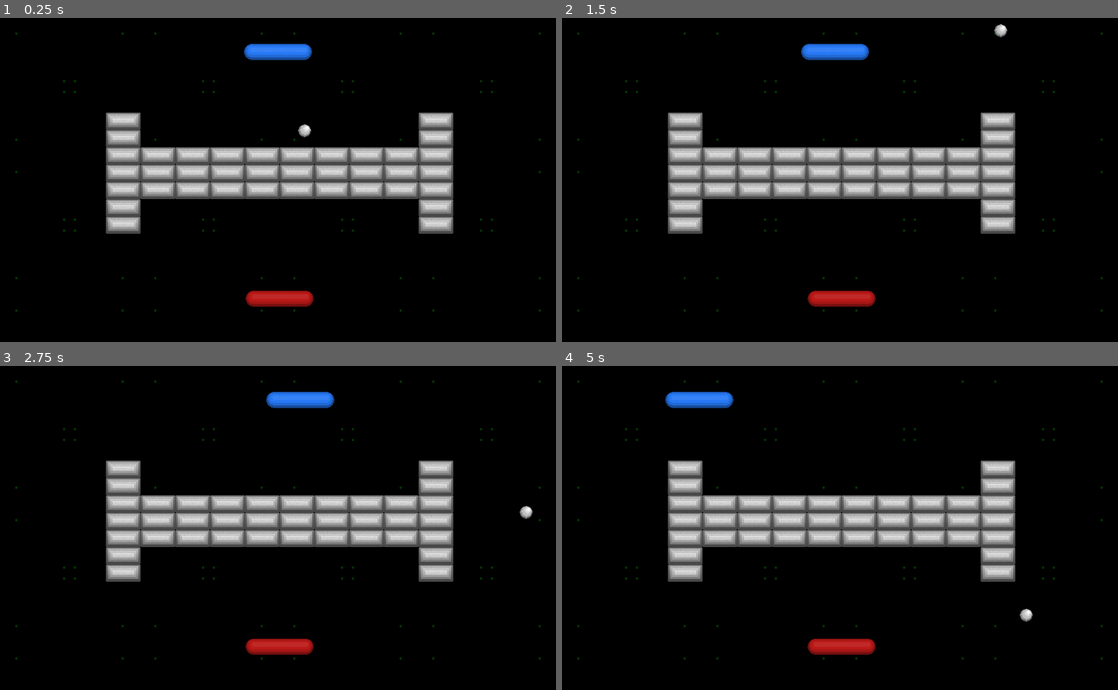
Above: before the commit, frames 1-4 (two rows, left to right).
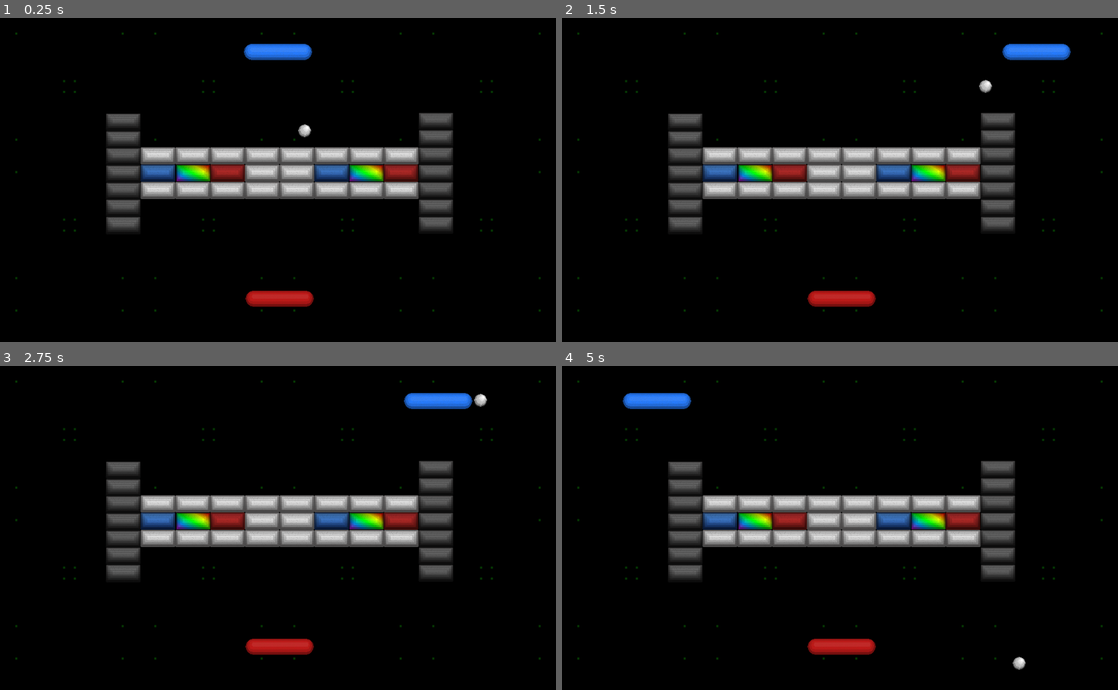
Above: after the commit, the same moments.

Repository: hiniko/BreakoutVs
Game: Godot game, scene res://Scenes/TestArena.tscn
Same seed, same stepped clock (60 frames per second), same inputs: the game is played once before the commit and once after it.
Inputs:
- Up to frame 1 (0.25 s): no input
- Up to frame 2 (1.5 s): tap Enter at 0.5 s; hold Right (p1_paddle_right) 0.53-1.28 s; hold Left (p1_paddle_left) from 1.28 s (still down)
- Up to frame 3 (2.75 s): release Left (p1_paddle_left) at 2.03 s; hold Right (p1_paddle_right) from 2.03 s (still down)
- Up to frame 4 (5 s): release Right (p1_paddle_right) at 3.53 s; hold Left (p1_paddle_left) from 3.53 s (still down)

The runs differ from the first frame. In frame 1, 6.7% of the frame differs, in the area x 19-82%, y 29-67%; in frame 2, 8.0%, in the area x 19-92%, y 1-67%; in frame 3, 8.0%; in frame 4, 7.7%.

Commit message:
Fixed brick loading issue, 'Fixed' paddle?

Diff:
--- a/BreakoutVs/Scenes/TestArena.tscn
+++ b/BreakoutVs/Scenes/TestArena.tscn
@@ -15,327 +15,76 @@
 position = Vector2( 128, 128 )
 scale = Vector2( 4, 4 )
 texture = ExtResource( 8 )
-__meta__ = {
-"_edit_lock_": true
-}
 
 [node name="BackgroundTile2" type="Sprite" parent="Background"]
 position = Vector2( 128, 128 )
 scale = Vector2( 4, 4 )
 texture = ExtResource( 8 )
 offset = Vector2( 64, 0 )
-__meta__ = {
-"_edit_lock_": true
-}
 
 [node name="BackgroundTile3" type="Sprite" parent="Background"]
 position = Vector2( 128, 128 )
 scale = Vector2( 4, 4 )
 texture = ExtResource( 8 )
 offset = Vector2( 128, 0 )
-__meta__ = {
-"_edit_lock_": true
-}
 
 [node name="BackgroundTile4" type="Sprite" parent="Background"]
 position = Vector2( 128, 128 )
 scale = Vector2( 4, 4 )
 texture = ExtResource( 8 )
 offset = Vector2( 0, 64 )
-__meta__ = {
-"_edit_lock_": true
-}
 
 [node name="BackgroundTile5" type="Sprite" parent="Background"]
 position = Vector2( 128, 128 )
 scale = Vector2( 4, 4 )
 texture = ExtResource( 8 )
 offset = Vector2( 64, 64 )
-__meta__ = {
-"_edit_lock_": true
-}
 
 [node name="BackgroundTile6" type="Sprite" parent="Background"]
 position = Vector2( 128, 128 )
 scale = Vector2( 4, 4 )
 texture = ExtResource( 8 )
 offset = Vector2( 128, 64 )
-__meta__ = {
-"_edit_lock_": true
-}
 
 [node name="BackgroundTile7" type="Sprite" parent="Background"]
 position = Vector2( 128, 128 )
 scale = Vector2( 4, 4 )
 texture = ExtResource( 8 )
 offset = Vector2( 0, 128 )
-__meta__ = {
-"_edit_lock_": true
-}
 
 [node name="BackgroundTile8" type="Sprite" parent="Background"]
 position = Vector2( 128, 128 )
 scale = Vector2( 4, 4 )
 texture = ExtResource( 8 )
 offset = Vector2( 64, 128 )
-__meta__ = {
-"_edit_lock_": true
-}
 
 [node name="BackgroundTile9" type="Sprite" parent="Background"]
 position = Vector2( 128, 128 )
 scale = Vector2( 4, 4 )
 texture = ExtResource( 8 )
 offset = Vector2( 128, 128 )
-__meta__ = {
-"_edit_lock_": true
-}
 
 [node name="BackgroundTile10" type="Sprite" parent="Background"]
 position = Vector2( 896, 128 )
 scale = Vector2( 4, 4 )
 texture = ExtResource( 8 )
-__meta__ = {
-"_edit_lock_": true
-}
-
-[node name="BackgroundTile11" type="Sprite" parent="Background"]
-position = Vector2( 896, 128 )
-scale = Vector2( 4, 4 )
-texture = ExtResource( 8 )
-offset = Vector2( 64, 0 )
-__meta__ = {
-"_edit_lock_": true
-}
-
-[node name="BackgroundTile12" type="Sprite" parent="Background"]
-position = Vector2( 896, 128 )
-scale = Vector2( 4, 4 )
-texture = ExtResource( 8 )
-offset = Vector2( 128, 0 )
-__meta__ = {
-"_edit_lock_": true
-}
 
 [node name="BackgroundTile13" type="Sprite" parent="Background"]
 position = Vector2( 896, 128 )
 scale = Vector2( 4, 4 )
 texture = ExtResource( 8 )
 offset = Vector2( 0, 64 )
-__meta__ = {
-"_edit_lock_": true
-}
-
-[node name="BackgroundTile14" type="Sprite" parent="Background"]
-position = Vector2( 896, 128 )
-scale = Vector2( 4, 4 )
-texture = ExtResource( 8 )
-offset = Vector2( 64, 64 )
-__meta__ = {
-"_edit_lock_": true
-}
-
-[node name="BackgroundTile15" type="Sprite" parent="Background"]
-position = Vector2( 896, 128 )
-scale = Vector2( 4, 4 )
-texture = ExtResource( 8 )
-offset = Vector2( 128, 64 )
-__meta__ = {
-"_edit_lock_": true
-}
 
 [node name="BackgroundTile16" type="Sprite" parent="Background"]
 position = Vector2( 896, 128 )
 scale = Vector2( 4, 4 )
 texture = ExtResource( 8 )
 offset = Vector2( 0, 128 )
-__meta__ = {
-"_edit_lock_": true
-}
-
-[node name="BackgroundTile17" type="Sprite" parent="Background"]
-position = Vector2( 896, 128 )
-scale = Vector2( 4, 4 )
-texture = ExtResource( 8 )
-offset = Vector2( 64, 128 )
-__meta__ = {
-"_edit_lock_": true
-}
-
-[node name="BackgroundTile18" type="Sprite" parent="Background"]
-position = Vector2( 896, 128 )
-scale = Vector2( 4, 4 )
-texture = ExtResource( 8 )
-offset = Vector2( 128, 128 )
-__meta__ = {
-"_edit_lock_": true
-}
-
-[node name="BackgroundTile19" type="Sprite" parent="Background"]
-position = Vector2( 128, 896 )
-scale = Vector2( 4, 4 )
-texture = ExtResource( 8 )
-__meta__ = {
-"_edit_lock_": true
-}
-
-[node name="BackgroundTile20" type="Sprite" parent="Background"]
-position = Vector2( 127.46, 896 )
-scale = Vector2( 4, 4 )
-texture = ExtResource( 8 )
-offset = Vector2( 64, 0 )
-__meta__ = {
-"_edit_lock_": true
-}
-
-[node name="BackgroundTile21" type="Sprite" parent="Background"]
-position = Vector2( 128, 896 )
-scale = Vector2( 4, 4 )
-texture = ExtResource( 8 )
-offset = Vector2( 128, 0 )
-__meta__ = {
-"_edit_lock_": true
-}
-
-[node name="BackgroundTile22" type="Sprite" parent="Background"]
-position = Vector2( 128, 896 )
-scale = Vector2( 4, 4 )
-texture = ExtResource( 8 )
-offset = Vector2( 0, 64 )
-__meta__ = {
-"_edit_lock_": true
-}
-
-[node name="BackgroundTile23" type="Sprite" parent="Background"]
-position = Vector2( 128, 896 )
-scale = Vector2( 4, 4 )
-texture = ExtResource( 8 )
-offset = Vector2( 64, 64 )
-__meta__ = {
-"_edit_lock_": true
-}
-
-[node name="BackgroundTile24" type="Sprite" parent="Background"]
-position = Vector2( 128, 896 )
-scale = Vector2( 4, 4 )
-texture = ExtResource( 8 )
-offset = Vector2( 128, 64 )
-__meta__ = {
-"_edit_lock_": true
-}
-
-[node name="BackgroundTile25" type="Sprite" parent="Background"]
-position = Vector2( 128, 896 )
-scale = Vector2( 4, 4 )
-texture = ExtResource( 8 )
-offset = Vector2( 0, 128 )
-__meta__ = {
-"_edit_lock_": true
-}
-
-[node name="BackgroundTile26" type="Sprite" parent="Background"]
-position = Vector2( 128, 896 )
-scale = Vector2( 4, 4 )
-texture = ExtResource( 8 )
-offset = Vector2( 64, 128 )
-__meta__ = {
-"_edit_lock_": true
-}
-
-[node name="BackgroundTile27" type="Sprite" parent="Background"]
-position = Vector2( 128, 896 )
-scale = Vector2( 4, 4 )
-texture = ExtResource( 8 )
-offset = Vector2( 128, 128 )
-__meta__ = {
-"_edit_lock_": true
-}
-
-[node name="BackgroundTile28" type="Sprite" parent="Background"]
-position = Vector2( 896, 896 )
-scale = Vector2( 4, 4 )
-texture = ExtResource( 8 )
-__meta__ = {
-"_edit_lock_": true
-}
-
-[node name="BackgroundTile29" type="Sprite" parent="Background"]
-position = Vector2( 896, 896 )
-scale = Vector2( 4, 4 )
-texture = ExtResource( 8 )
-offset = Vector2( 64, 0 )
-__meta__ = {
-"_edit_lock_": true
-}
-
-[node name="BackgroundTile30" type="Sprite" parent="Background"]
-position = Vector2( 896, 896 )
-scale = Vector2( 4, 4 )
-texture = ExtResource( 8 )
-offset = Vector2( 128, 0 )
-__meta__ = {
-"_edit_lock_": true
-}
-
-[node name="BackgroundTile31" type="Sprite" parent="Background"]
-position = Vector2( 896, 896 )
-scale = Vector2( 4, 4 )
-texture = ExtResource( 8 )
-offset = Vector2( 0, 64 )
-__meta__ = {
-"_edit_lock_": true
-}
-
-[node name="BackgroundTile32" type="Sprite" parent="Background"]
-position = Vector2( 896, 896 )
-scale = Vector2( 4, 4 )
-texture = ExtResource( 8 )
-offset = Vector2( 64, 64 )
-__meta__ = {
-"_edit_lock_": true
-}
-
-[node name="BackgroundTile33" type="Sprite" parent="Background"]
-position = Vector2( 896, 896 )
-scale = Vector2( 4, 4 )
-texture = ExtResource( 8 )
-offset = Vector2( 128, 64 )
-__meta__ = {
-"_edit_lock_": true
-}
-
-[node name="BackgroundTile34" type="Sprite" parent="Background"]
-position = Vector2( 896, 896 )
-scale = Vector2( 4, 4 )
-texture = ExtResource( 8 )
-offset = Vector2( 0, 128 )
-__meta__ = {
-"_edit_lock_": true
-}
-
-[node name="BackgroundTile35" type="Sprite" parent="Background"]
-position = Vector2( 896, 896 )
-scale = Vector2( 4, 4 )
-texture = ExtResource( 8 )
-offset = Vector2( 64, 128 )
-__meta__ = {
-"_edit_lock_": true
-}
-
-[node name="BackgroundTile36" type="Sprite" parent="Background"]
-position = Vector2( 896, 896 )
-scale = Vector2( 4, 4 )
-texture = ExtResource( 8 )
-offset = Vector2( 128, 128 )
-__meta__ = {
-"_edit_lock_": true
-}
 
 [node name="Bricks" type="Node" parent="."]
 
 [node name="Brick2" parent="Bricks" instance=ExtResource( 1 )]
 position = Vector2( 291.27, 288 )
-type = 1
 
 [node name="Brick" parent="Bricks" instance=ExtResource( 1 )]
 position = Vector2( 355.27, 320 )
@@ -403,87 +152,86 @@
 
 [node name="Brick18" parent="Bricks" instance=ExtResource( 1 )]
 position = Vector2( 483.27, 288 )
-type = 1
+type = 0
 
 [node name="Brick19" parent="Bricks" instance=ExtResource( 1 )]
 position = Vector2( 419.278, 288 )
-type = 3
+type = 1
 
 [node name="Brick20" parent="Bricks" instance=ExtResource( 1 )]
 position = Vector2( 611.27, 288 )
-type = 0
 
 [node name="Brick21" parent="Bricks" instance=ExtResource( 1 )]
 position = Vector2( 547.27, 288 )
+type = 0
+
+[node name="Brick22" parent="Bricks" instance=ExtResource( 1 )]
+position = Vector2( 737.78, 288 )
 type = 1
 
-[node name="Brick22" parent="Bricks" instance=ExtResource( 1 )]
-position = Vector2( 739.28, 288 )
-type = 0
-
 [node name="Brick24" parent="Bricks" instance=ExtResource( 1 )]
-position = Vector2( 355.27, 288 )
-type = 1
+position = Vector2( 355.77, 288 )
+type = 3
 
 [node name="Brick25" parent="Bricks" instance=ExtResource( 1 )]
 position = Vector2( 675.27, 288 )
-type = 0
+type = 3
 
 [node name="Brick26" parent="Bricks" instance=ExtResource( 1 )]
-position = Vector2( 227.27, 256 )
+position = Vector2( 226.77, 257.5 )
 type = 4
 
 [node name="Brick27" parent="Bricks" instance=ExtResource( 1 )]
-position = Vector2( 227.27, 288 )
+position = Vector2( 227.27, 289.5 )
 type = 4
 
 [node name="Brick28" parent="Bricks" instance=ExtResource( 1 )]
-position = Vector2( 227.27, 320 )
+position = Vector2( 227.27, 321.5 )
 type = 4
 
 [node name="Brick29" parent="Bricks" instance=ExtResource( 1 )]
 position = Vector2( 803.27, 256 )
-type = 0
+type = 4
 
 [node name="Brick30" parent="Bricks" instance=ExtResource( 1 )]
 position = Vector2( 803.27, 224 )
-type = 0
+type = 4
 
 [node name="Brick31" parent="Bricks" instance=ExtResource( 1 )]
 position = Vector2( 803.27, 192 )
-type = 0
+type = 4
 
 [node name="Brick32" parent="Bricks" instance=ExtResource( 1 )]
 position = Vector2( 803.27, 384 )
-type = 0
+type = 4
 
 [node name="Brick33" parent="Bricks" instance=ExtResource( 1 )]
 position = Vector2( 803.27, 352 )
-type = 0
+type = 4
 
 [node name="Brick34" parent="Bricks" instance=ExtResource( 1 )]
-position = Vector2( 227.27, 384 )
+position = Vector2( 227.27, 384.5 )
 type = 4
 
 [node name="Brick35" parent="Bricks" instance=ExtResource( 1 )]
-position = Vector2( 227.27, 352 )
+position = Vector2( 227.27, 352.5 )
 type = 4
 
 [node name="Brick36" parent="Bricks" instance=ExtResource( 1 )]
-position = Vector2( 227.27, 224 )
+position = Vector2( 226.77, 226.026 )
 type = 4
 
 [node name="Brick37" parent="Bricks" instance=ExtResource( 1 )]
-position = Vector2( 227.27, 192 )
+position = Vector2( 226.77, 193.5 )
 type = 4
 
 [node name="Brick38" parent="Bricks" instance=ExtResource( 1 )]
 position = Vector2( 803.27, 288 )
-type = 0
+type = 4
 
 [node name="Brick39" parent="Bricks" instance=ExtResource( 1 )]
 position = Vector2( 803.27, 320 )
-type = 0
+type = 4
 
 [node name="Balls" type="Node" parent="."]
 
@@ -523,7 +271,3 @@
 visible = false
 anchor_mode = 0
 current = true
-
-[node name="Brick" parent="." instance=ExtResource( 1 )]
-position = Vector2( 168, 437.817 )
-type = 0
--- a/BreakoutVs/Src/Brick.gd
+++ b/BreakoutVs/Src/Brick.gd
@@ -13,16 +13,18 @@
 export(BrickTypes) var type setget UpdateSprite
 
 func UpdateSprite(value):
-	 if is_inside_tree():
-		 var sprite = get_node("./Sprite")
-		 var name = "res://Assets/" + BrickTypes.keys()[value]
-		 sprite.texture = load(name + "Brick.png"  )
-		 type = value
+	type = value
+	if is_inside_tree():
+		var sprite = get_node("./Sprite")
+		var name = "res://Assets/" + BrickTypes.keys()[value]
+		sprite.texture = load(name + "Brick.png"  )
+
 
 
 # Update the brick when updated in editor
-func property_list_changed_notify():
-	pass
+#func property_list_changed_notify():
+#	UpdateSprite(type)
+#	pass
 
 # Called when the node enters the scene tree for the first time.
 func _ready():
--- a/BreakoutVs/Src/Paddle.gd
+++ b/BreakoutVs/Src/Paddle.gd
@@ -3,35 +3,57 @@
 var moveSpeed = 250
 var velocity = Vector2(0,0)
 var maxSpeed = 500
+var friction = 0.1
 var applyFriction = false
 enum direction { none,left,right }
 var currentDirection = direction.none
 
 func _ready():
-   set_process_input(true)
+	pass
 
-func _input(event):
-
-	if event.is_action_pressed("p1_paddle_left") and currentDirection != direction.left:
-		currentDirection = direction.left
-		print("left")
-	elif event.is_action_pressed("p1_paddle_right") and currentDirection != direction.right:
-		currentDirection = direction.right
-		print("right")
-	else:
-		currentDirection = direction.none
-		print("no direction")
+#func _input(event):
+#
+#	var newDir = null
+#
+#	if event.is_action_pressed("p1_paddle_left"):
+#		newDir = direction.left
+#	elif event.is_action_pressed("p1_paddle_right"):
+#		newDir = direction.right
+#	else:
+#		newDir = direction.none
+#		print("no direction")
+#
+#	if (event is InputEventKey && event.is_echo() || newDir != currentDirection):
+#		currentDirection = newDir
+#		print(event.as_text())
 
 
 
 func _physics_process(delta):
-	if currentDirection == direction.left:
+
+	var dir = direction.none
+
+	if(Input.is_action_pressed("p1_paddle_left") && currentDirection != direction.left):
+		print("Left")
+		dir = direction.left
+	elif(Input.is_action_pressed("p1_paddle_right") && currentDirection != direction.right):
+		print("Right")
+		dir = direction.right
+
+	currentDirection = dir
+
+	if dir == direction.left:
 		velocity.x -= moveSpeed
 
-	elif currentDirection == direction.right:
+	elif dir == direction.right:
 		velocity.x += moveSpeed
 	else:
-		velocity.x -= velocity.x*0.1
+		velocity.x -= velocity.x*friction
 
-	velocity  = velocity.clamped(maxSpeed)
+
+
+
 	move_and_collide(velocity*delta)
+	velocity = velocity.clamped(maxSpeed)
+
+	print(velocity)
--- a/BreakoutVs/project.godot
+++ b/BreakoutVs/project.godot
@@ -52,8 +52,13 @@
 
 [input]
 
+ui_end={
+"deadzone": 0.5,
+"events": [ Object(InputEventKey,"resource_local_to_scene":false,"resource_name":"","device":0,"alt":false,"shift":false,"control":false,"meta":false,"command":false,"pressed":false,"scancode":16777230,"unicode":0,"echo":false,"script":null)
+ ]
+}
 p1_paddle_left={
-"deadzone": 0.5,
+"deadzone": 0.0,
 "events": [ Object(InputEventKey,"resource_local_to_scene":false,"resource_name":"","device":0,"alt":false,"shift":false,"control":false,"meta":false,"command":false,"pressed":false,"scancode":16777231,"unicode":0,"echo":false,"script":null)
  ]
 }
